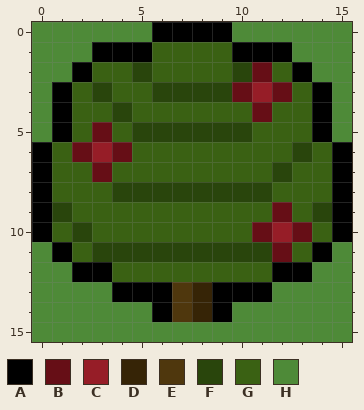
File history of a pixel-art sprite, res/tiles/berrybush.png. This is how it looked before the edit.
The file is 16x16 pixels.
Palette (. is transparent): A #000000  B #660e16  C #961d27  D #362406  E #4f370d  F #29450c  G #3a6113  H #4e8a38
Once edited:
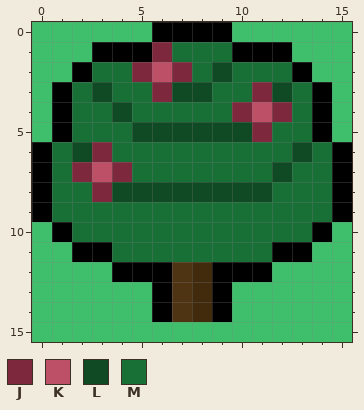
Colours new in this view: J #7d283c  K #bd4f67  L #104a24  M #187037
Edits made:
{"colour":"D","old":"#362406","new":"#422a0d"}
{"colour":"E","old":"#4f370d","new":"#4f3413"}
{"colour":"H","old":"#4e8a38","new":"#3fbf6c"}
{"y":1,"x":6,"old":"GGGG","new":"JMMM"}
{"y":2,"x":3,"old":"GGFGGGGFBG","new":"MMJKJMLMMM"}
{"y":3,"x":2,"old":"GFGGFFFFBCBG","new":"MLMMJLLMMJLM"}
{"y":4,"x":2,"old":"GGFGGGGGGBGG","new":"MMLMMMMMJKJM"}
{"y":5,"x":2,"old":"GBGFFFFFFGGG","new":"MMMLLLLLLJMM"}
{"y":6,"x":1,"old":"GBCBGGGGGGGGFG","new":"MLJMMMMMMMMMLM"}
{"y":7,"x":1,"old":"GGBGGGGGGGGFGG","new":"MJKJMMMMMMMLMM"}
{"y":8,"x":1,"old":"GGGFFFFFFFFGGG","new":"MMJLLLLLLLLMMM"}
{"y":9,"x":1,"old":"FGGGGGGGGGGBGF","new":"MMMMMMMMMMMMMM"}
{"y":10,"x":0,"old":"AGFGGGGGGGGBCBGA","new":"HAMMMMMMMMMMMMAH"}
{"y":11,"x":1,"old":"AGFFFFFFFFFBGA","new":"HAAMMMMMMMMAAH"}
{"y":12,"x":2,"old":"AAGGGGGGGGAA","new":"HHAAAEDAAAHH"}
{"y":13,"x":4,"old":"AA","new":"HH"}
{"y":13,"x":10,"old":"AA","new":"HH"}
{"label":"changed","picture_box":[32,22,352,342]}
